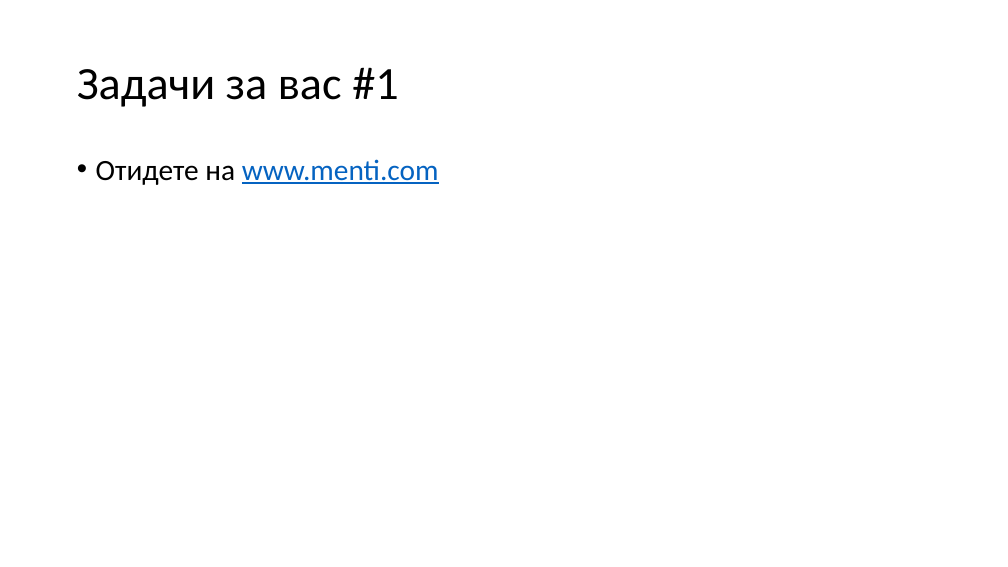
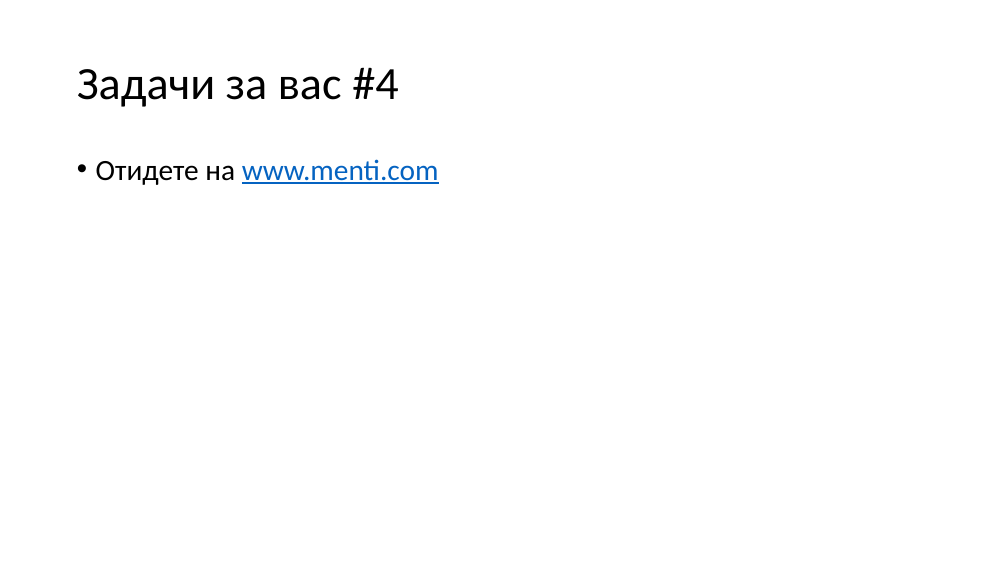
Before and after one commit to Mapmo/Uni-CPP, a slide deck: slide 20 of Object-Oriented Programming/Consultation 2/Consultation2.pptx (slide 23 before the commit). Drawn at 1008x567 pixels with LibreOffice and Linux fonts; fonts in the diff are those of the drawing. Boxes give left, top, right and bottom in pixels: in the first picture for what was removed or moved away, otherwise in the second. Text is boxed around its words. In the diff, an @@ line names an element or a change of style, - is before the commit and + after.

```diff
--- a/Object-Oriented Programming/Consultation 2/Consultation2.pptx
+++ b/Object-Oriented Programming/Consultation 2/Consultation2.pptx
@@ title at bbox=[77, 67, 398, 107]: text changed @@
-Задачи за вас #1
+Задачи за вас #4
```
Also in this commit, not shown: 10 other slides changed, 73 slides added, 74 slides removed, 4 other files.
